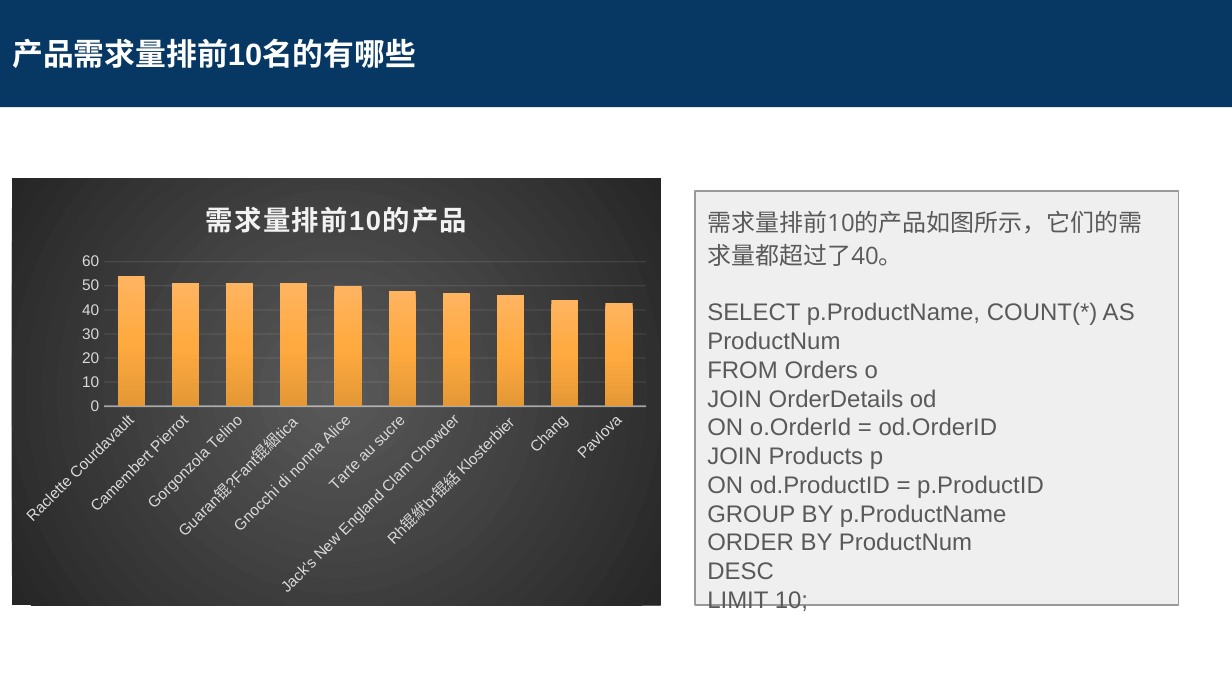
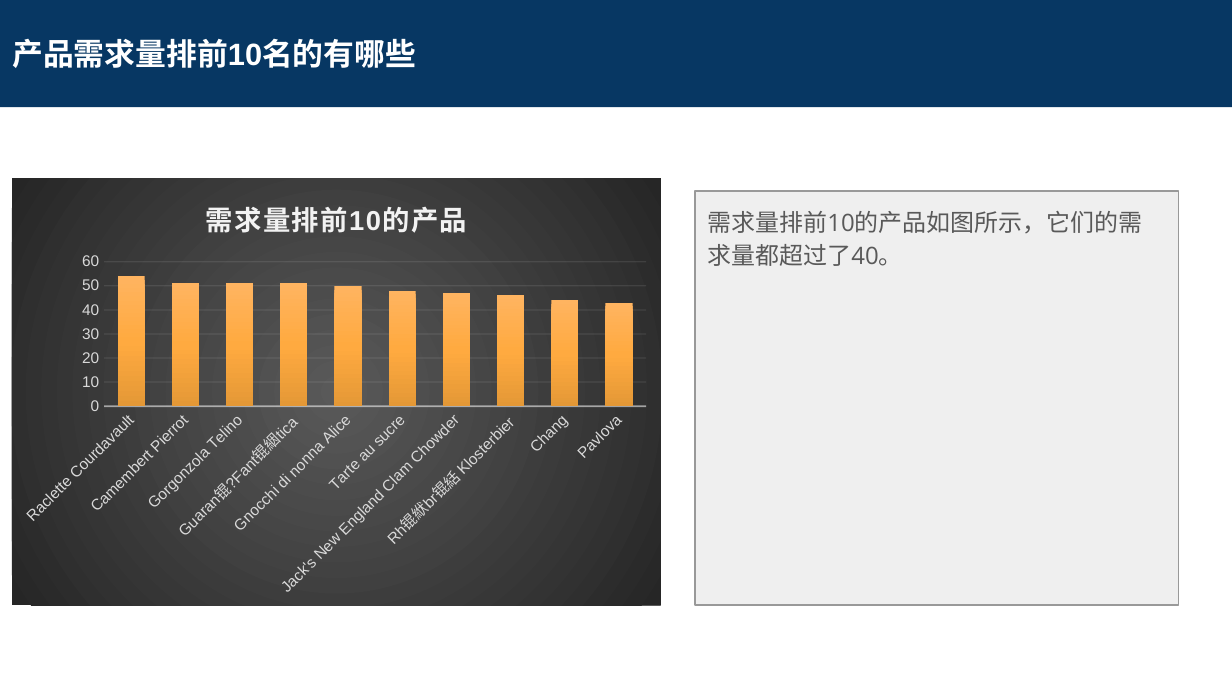
Before and after one commit to leesper/become-business-analyst, a slide deck: slide 9 of P4_CreateReportDB/SQL Project Submission.pptx. Drawn at 1232x693 pixels with LibreOffice and Linux fonts; fonts in the diff are those of the drawing. Boxes give left, top, right and bottom in pixels: in the first picture for what was removed or moved away, otherwise in the second. Text is boxed around its words. In the diff, an @@ line names an element or a change of style, - is before the commit and + after.

```diff
--- a/P4_CreateReportDB/SQL Project Submission.pptx
+++ b/P4_CreateReportDB/SQL Project Submission.pptx
@@ text at box(707, 302, 1135, 611): paragraphs removed @@
-SELECT p.ProductName, COUNT(*) AS ProductNum
-FROM Orders o
-JOIN OrderDetails od
-ON o.OrderId = od.OrderID
-JOIN Products p
-ON od.ProductID = p.ProductID
-GROUP BY p.ProductName
-ORDER BY ProductNum
-DESC
-LIMIT 10;
```
Also in this commit, not shown: 15 other slides changed, 1 other file.
